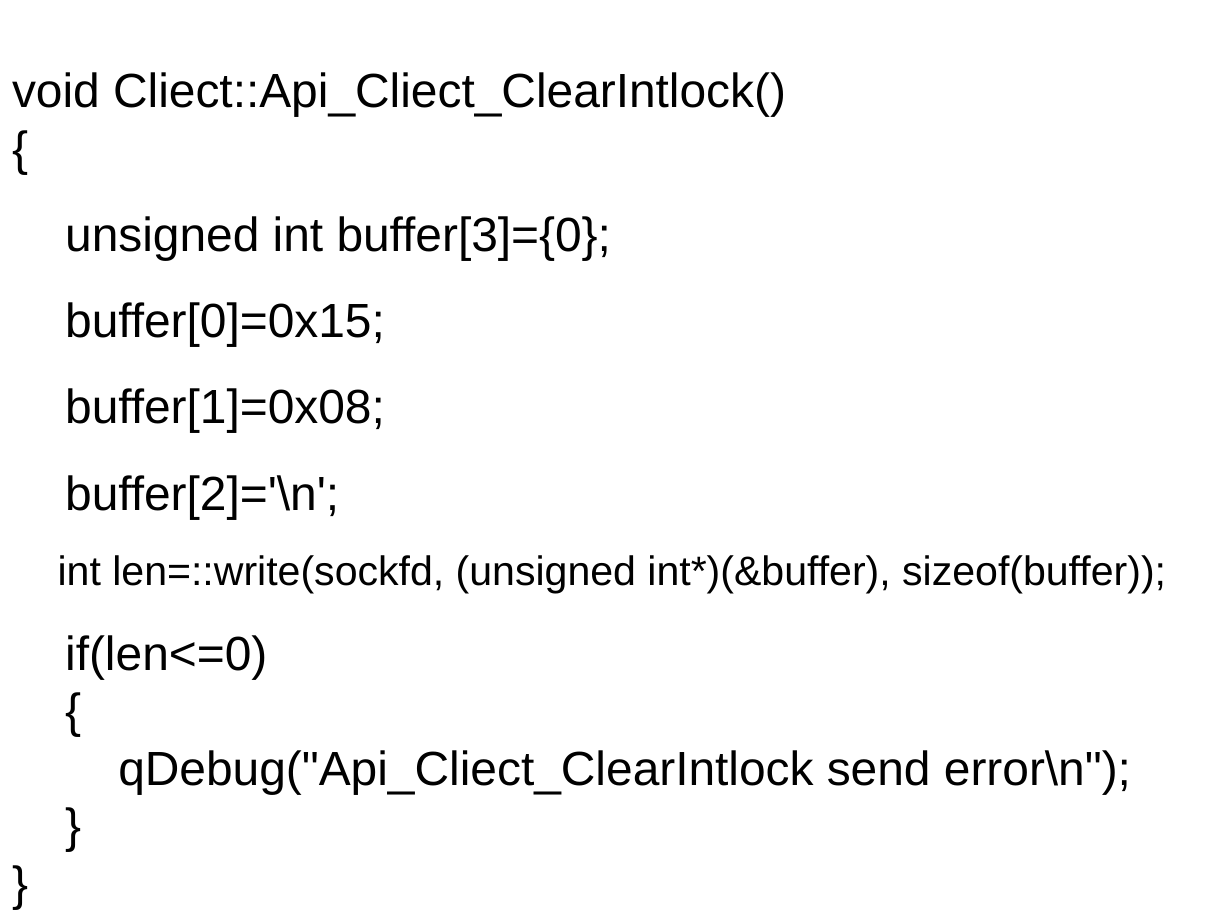
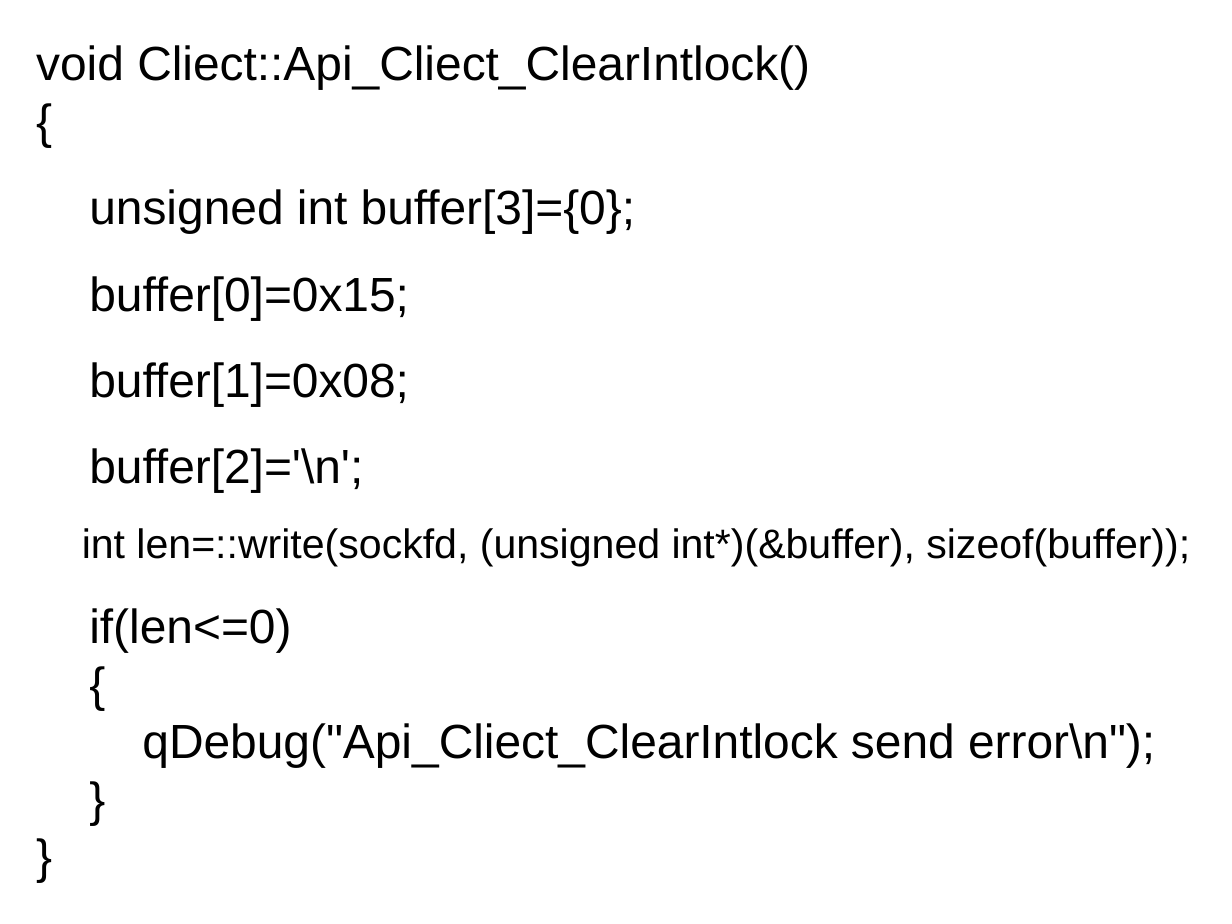
Before and after one commit to newplayc/DataStructure, a slide deck: slide 41 of 新建文件夹/2024年3月 嵌入式系统设计第七版/第10章 嵌入式综合课程设计/智能家居/智能家居综合实验.ppt. Drawn at 1232x924 pixels with LibreOffice and Linux fonts; fonts in the diff are those of the drawing. Boxes give left, top, right and bottom in pixels: in the first picture for what was removed or moved away, otherwise in the second. Text is boxed around its words. In the diff, an @@ line names an element or a change of style, - is before the commit and + after.

```diff
--- a/新建文件夹/2024年3月 嵌入式系统设计第七版/第10章 嵌入式综合课程设计/智能家居/智能家居综合实验.ppt
+++ b/新建文件夹/2024年3月 嵌入式系统设计第七版/第10章 嵌入式综合课程设计/智能家居/智能家居综合实验.ppt
@@ text "void Cliect::Api_Cliect_ClearIntlock()": place and size @@
-text "void Cliect::Api_Cliect_ClearIntlock()" at <box>12,72,1166,794</box>
+text "void Cliect::Api_Cliect_ClearIntlock()" at <box>36,45,1190,768</box>
```
Also in this commit, not shown: 2 other slides changed, 9 other files.
